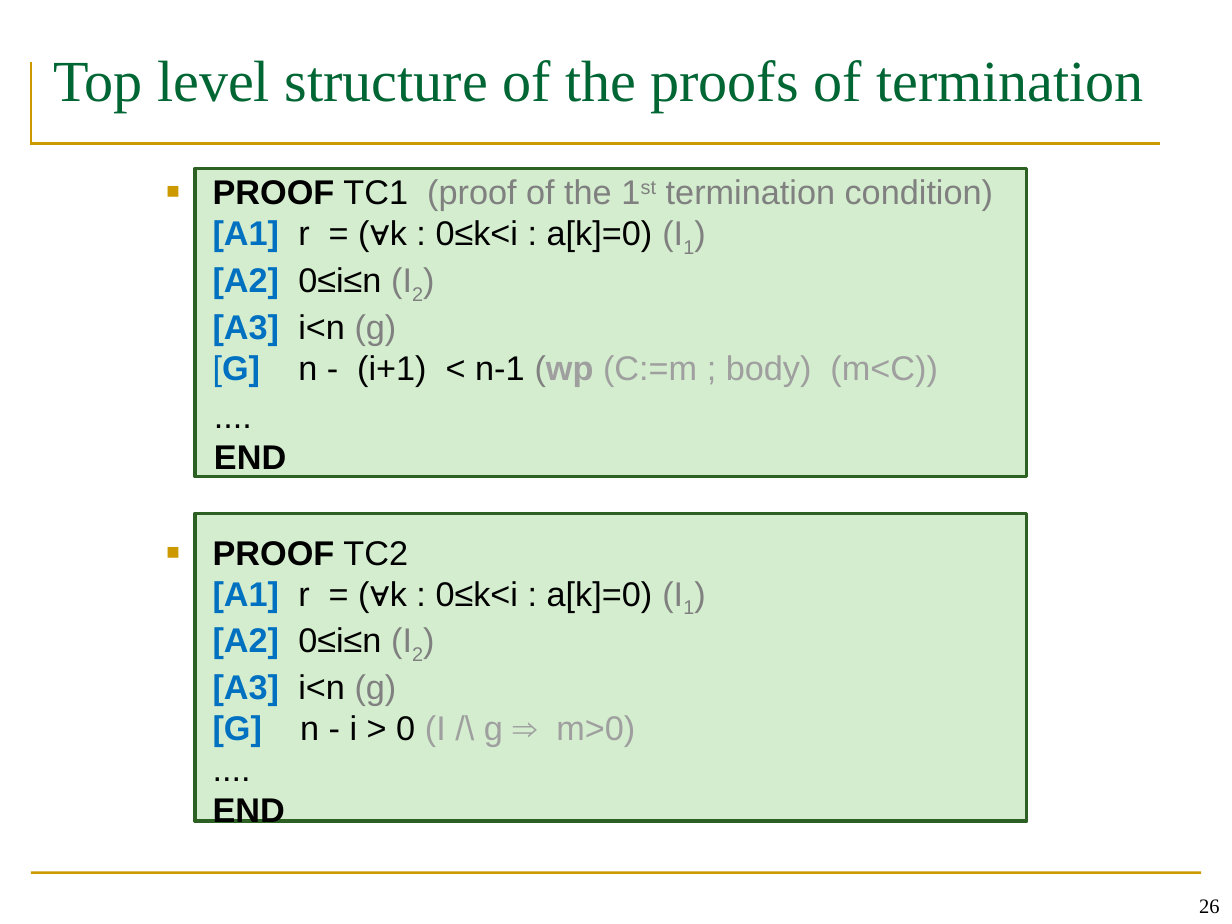
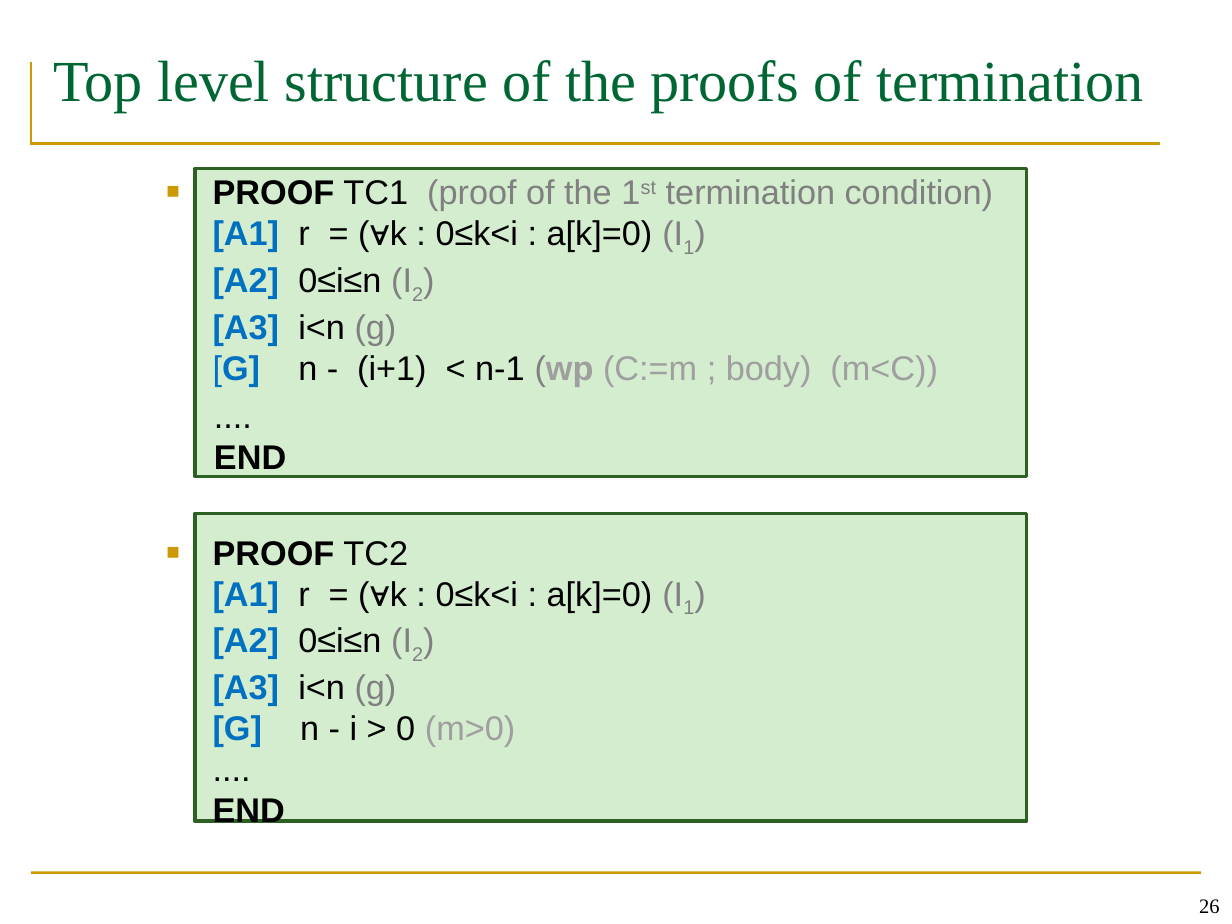
Before and after one commit to wooshrow/b3stv, a slide deck: slide 26 of slides/week-23-paige.pptx. Drawn at 1232x924 pixels with LibreOffice and Linux fonts; fonts in the diff are those of the drawing. Boxes give left, top, right and bottom in pixels: in the first picture for what was removed or moved away, otherwise in the second. Text is boxed around its words. In the diff, an @@ line names an element or a change of style, - is before the commit and + after.

```diff
--- a/slides/week-23-paige.pptx
+++ b/slides/week-23-paige.pptx
@@ text at (213,541,653,829): text changed @@
-■ PROOF TC2
-  [A1] r = (∀k : 0≤k<i : a[k]=0) (I1)
-  [A2] 0≤i≤n (I2)
-  [A3] i<n (g)
-  [G] n - i > 0 (I /\ g ⇒ m>0)
-  ....
-  END
+■ PROOF TC2
+  [A1] r = (∀k : 0≤k<i : a[k]=0) (I1)
+  [A2] 0≤i≤n (I2)
+  [A3] i<n (g)
+  [G] n - i > 0 (m>0)
+  ....
+  END
```
Also in this commit, not shown: 8 other slides changed, 1 slide added, 1 slide removed, 3 other files.
